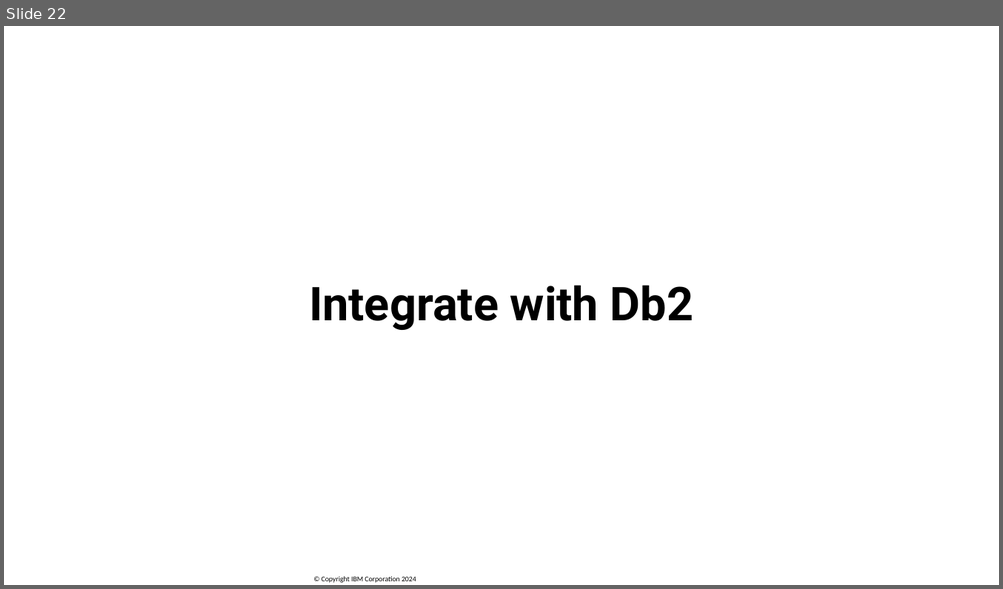
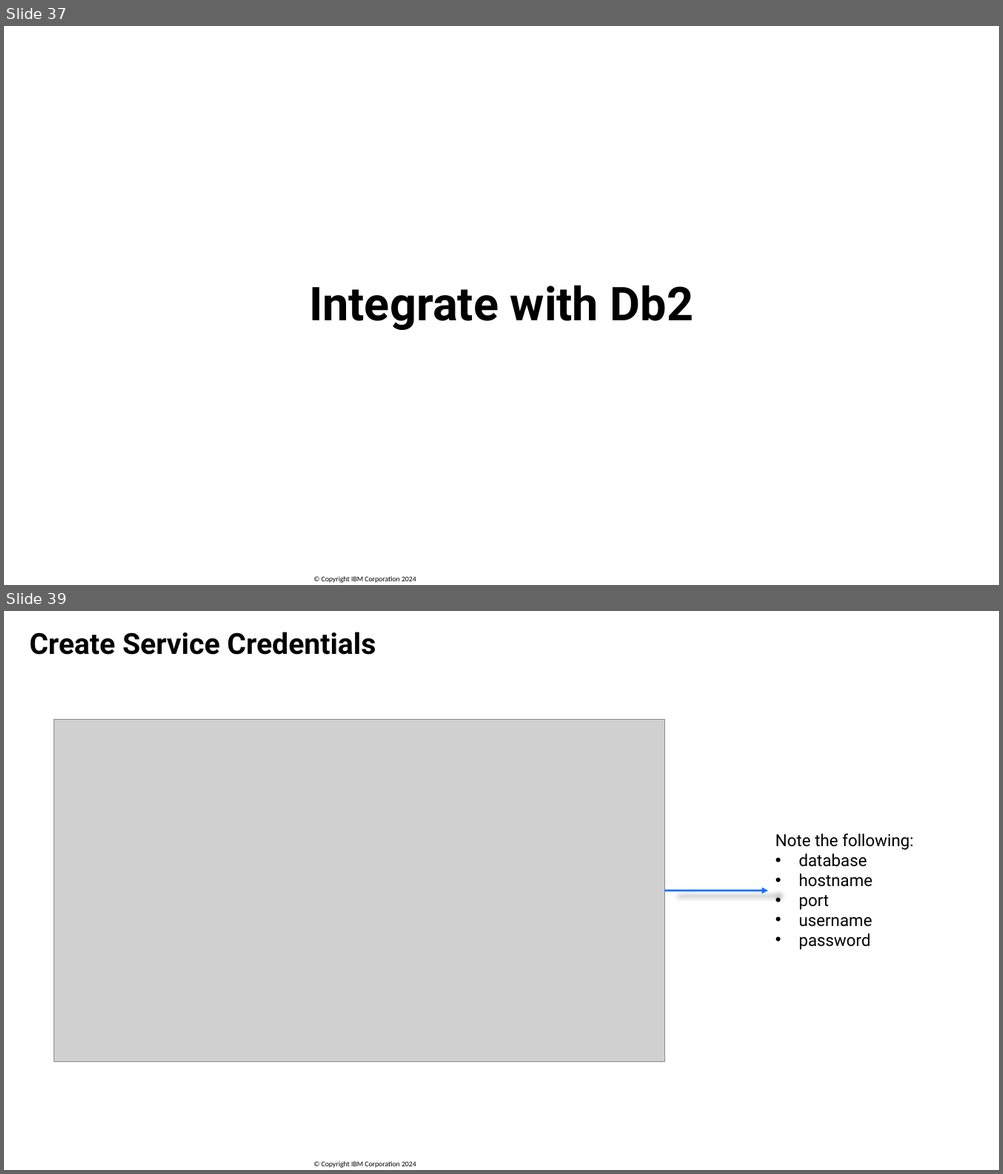
Before and after one commit to SanjulaGanepola/ibmi-talks, a slide deck: Build a Watson AI Chatbot from Db2/Build-a-Watson-AI-Chatbot-from-Db2.pptx. Shown one above the other, each under a label of ours: slide 22 before the commit, slides 37 and 39 after it; the slides between them are not shown. The pictures are 1003x589 and 1003x1174 pixels, drawn with LibreOffice and Linux fonts; fonts in the diff are those of the drawing; grey boxes stand for pictures; background and template pictures are left out. Boxes give left, top, right and bottom in pixels: in the first picture for what was removed or moved away, otherwise in the second. Text is boxed around its words. In the diff, an @@ line names an element or a change of style, - is before the commit and + after.

```diff
--- a/Build a Watson AI Chatbot from Db2/Build-a-Watson-AI-Chatbot-from-Db2.pptx
+++ b/Build a Watson AI Chatbot from Db2/Build-a-Watson-AI-Chatbot-from-Db2.pptx
@@ slide 39 added at [4, 611, 999, 1170], background #FFFFFF; not listed: 1 template element that a slide beside it also shows @@
@@ title added at [29, 632, 375, 655], 28 pt, text #000000, bold @@
+Create Service Credentials
@@ picture added at [54, 719, 664, 1062] @@
@@ text added at [775, 834, 913, 950], 16 pt, text #000000 @@
+Note the following:
+• database
+• hostname
+• port
+• username
+• password
@@ arrow added from (664, 891) to (768, 891), #1670FF 2 pt @@
@@ what was slide 22 is now slide 37 @@
```
Also in this commit, not shown: 2 slides changed, 28 other slides added, 8 slides removed.
